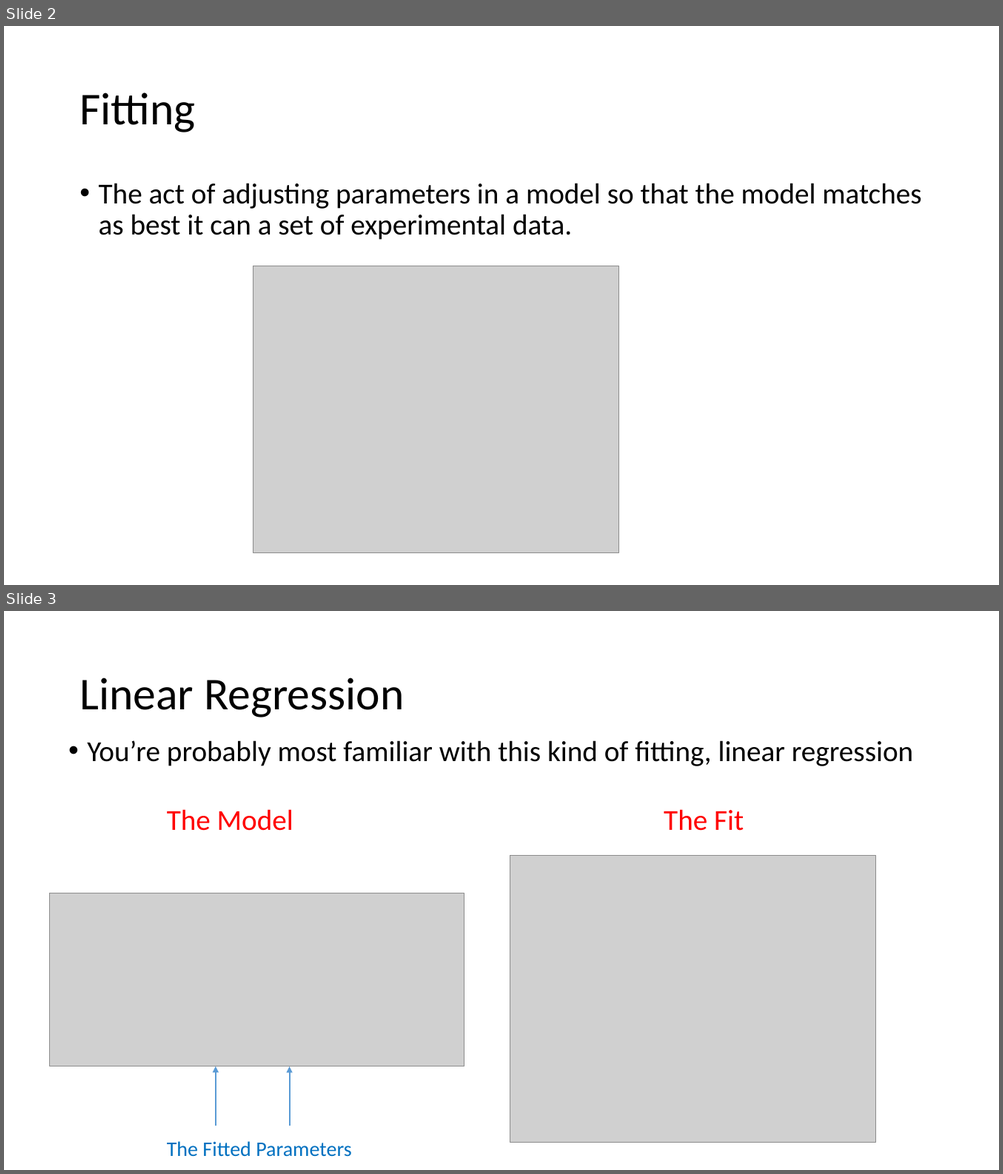
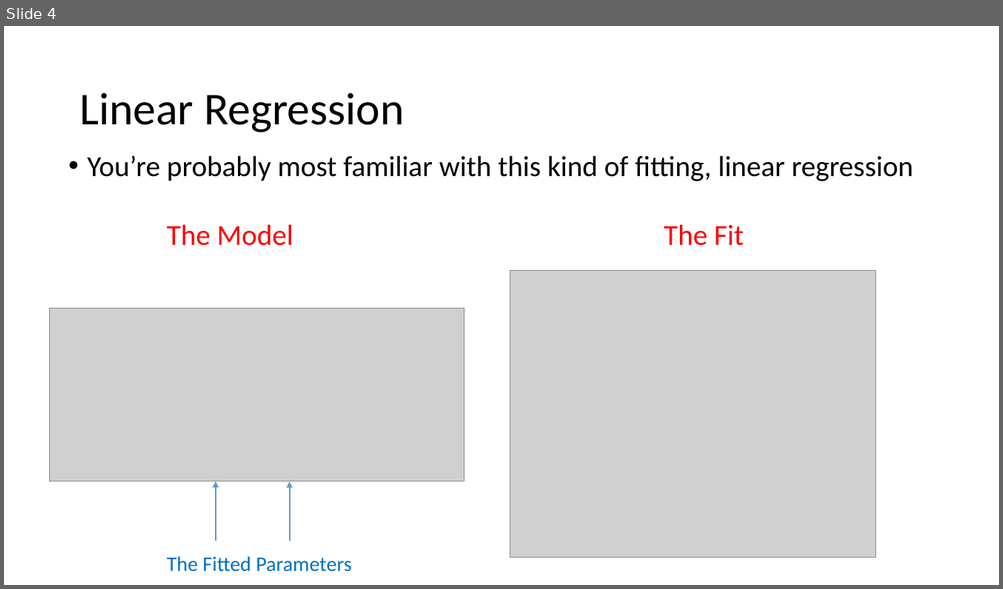
Before and after one commit to ModelEngineering/advancing-biomedical-models, a slide deck: Lectures/Lecture_7_Model_Fitting.pptx. Shown one above the other, each under a label of ours: slides 2 and 3 before the commit, slide 4 after it. The pictures are 1003x1174 and 1003x589 pixels, drawn with LibreOffice and Linux fonts; fonts in the diff are those of the drawing; grey boxes stand for pictures. Boxes give left, top, right and bottom in pixels: in the first picture for what was removed or moved away, otherwise in the second. Text is boxed around its words. In the diff, an @@ line names an element or a change of style, - is before the commit and + after.

```diff
--- a/Lectures/Lecture_7_Model_Fitting.pptx
+++ b/Lectures/Lecture_7_Model_Fitting.pptx
@@ slide 2 removed at (4,26,999,585), background #FFFFFF @@
@@ title removed at (79,93,195,133) @@
-Fitting
@@ text removed at (99,183,921,240) @@
-• The act of adjusting parameters in a model so that the model matches as best it can a set of experimental data.
@@ picture removed at (253,266,618,554) @@
@@ what was slide 3 is now slide 4 @@
```
Also in this commit, not shown: 1 slide changed, 11 slides added, 1 other file.
